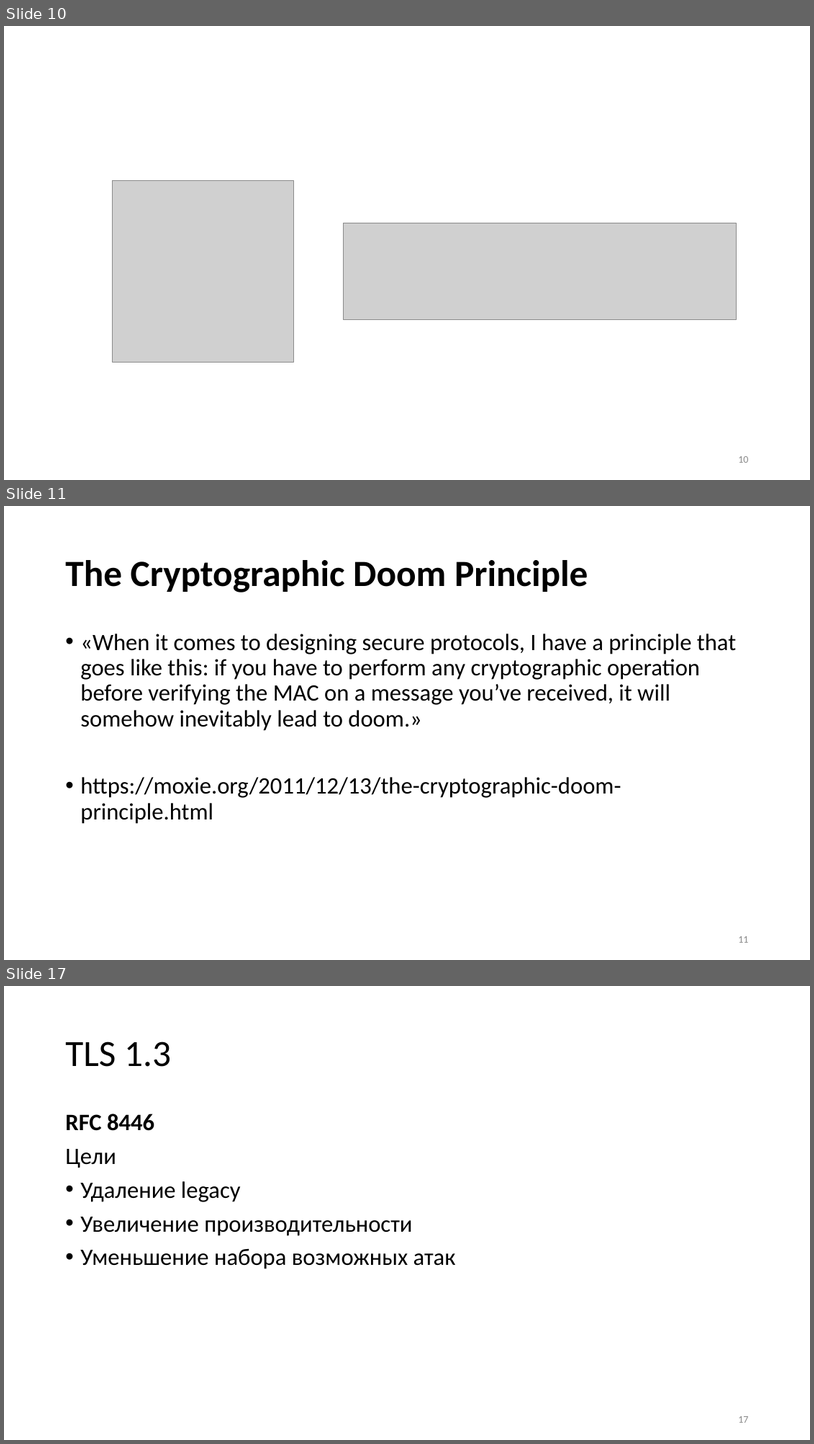
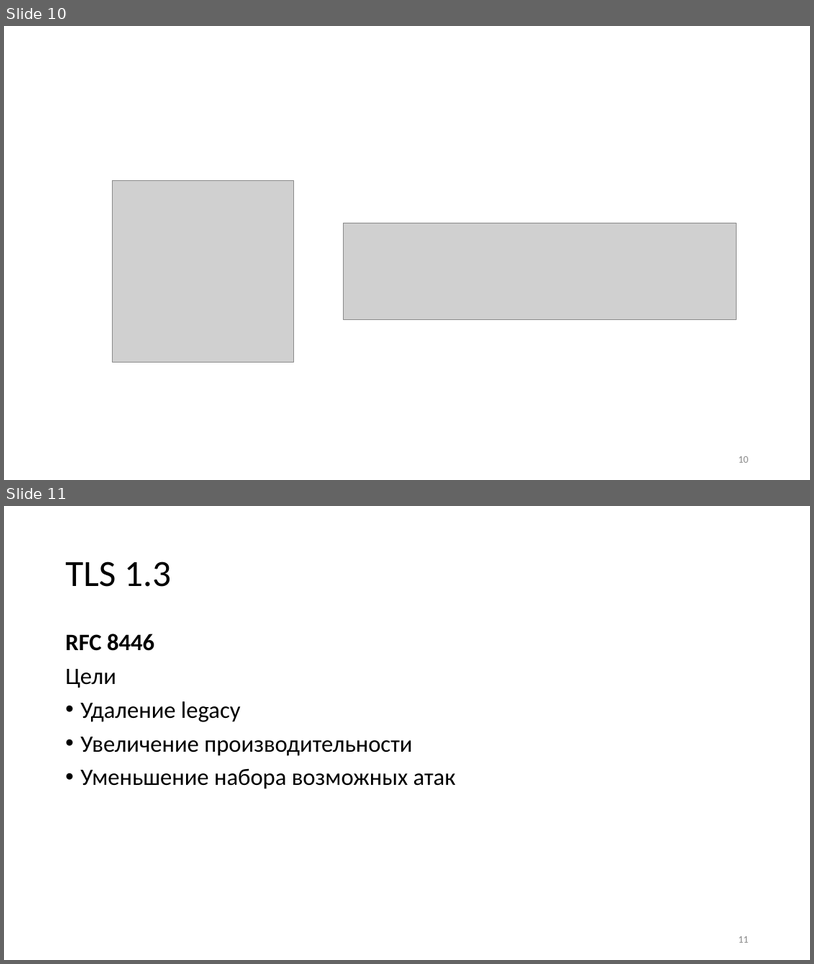
Before and after one commit to CryptoCourse/CryptoLectures, a slide deck: Lectures/Lecture0x2.pptx. Shown one above the other, each under a label of ours: slides 10, 11 and 17 before the commit, slides 10 and 11 after it; the slides between them are not shown. The pictures are 814x1444 and 814x964 pixels, drawn with LibreOffice and Linux fonts; fonts in the diff are those of the drawing; grey boxes stand for pictures. Boxes give left, top, right and bottom in pixels: in the first picture for what was removed or moved away, otherwise in the second. Text is boxed around its words. In the diff, an @@ line names an element or a change of style, - is before the commit and + after.

```diff
--- a/Lectures/Lecture0x2.pptx
+++ b/Lectures/Lecture0x2.pptx
@@ slide 11 removed at bbox=[4, 506, 810, 960], background #FFFFFF @@
@@ title removed at bbox=[65, 560, 589, 592] @@
-The Cryptographic Doom Principle
@@ text removed at bbox=[80, 633, 736, 824] @@
-• «When it comes to designing secure protocols, I have a principle that goes like this: if you have to perform any cryptographic operation before verifying the MAC on a message you’ve received, it will somehow inevitably lead to doom.»
-• https://moxie.org/2011/12/13/the-cryptographic-doom-principle.html
@@ page number removed at bbox=[738, 936, 748, 942] @@
-11
@@ what was slide 17 is now slide 11 @@
@@ page number at bbox=[738, 936, 748, 942]: text changed @@
-17
+11
```
Also in this commit, not shown: 3 slides changed, 8 slides added, 5 other slides removed, 2 other files.
